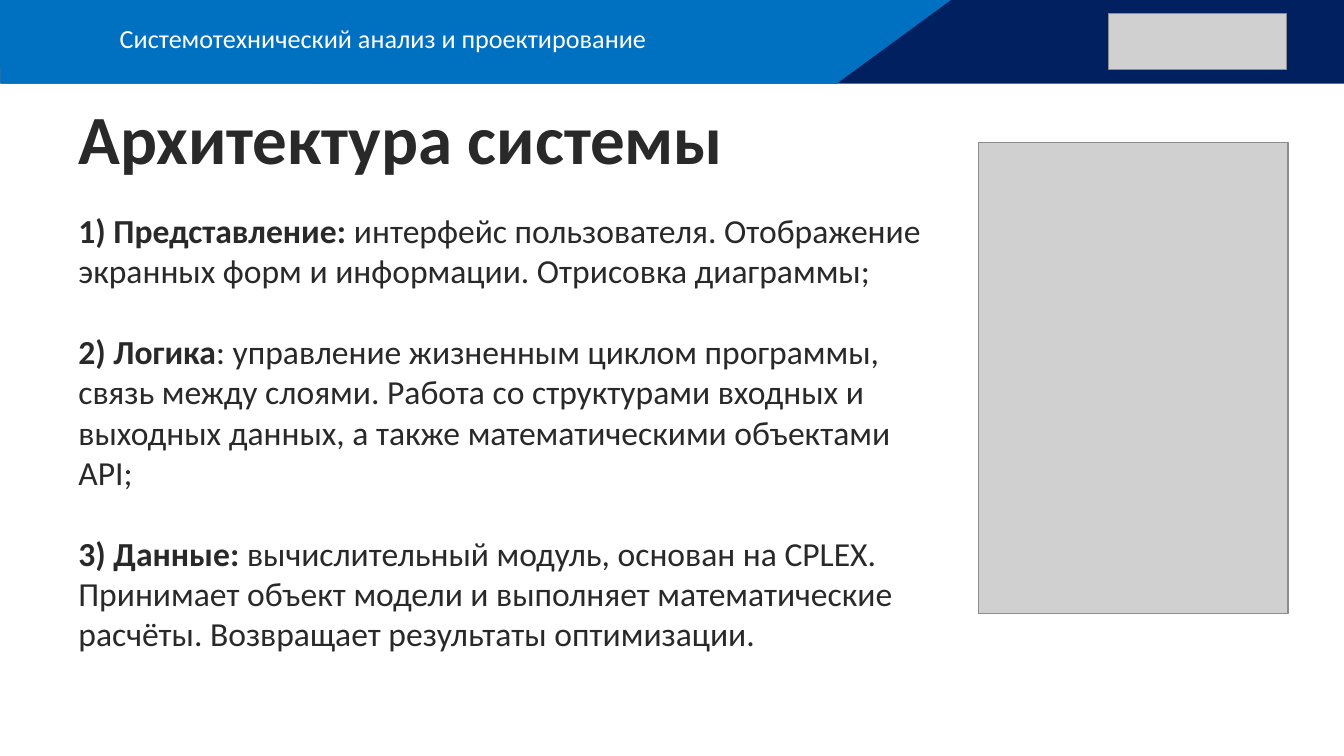
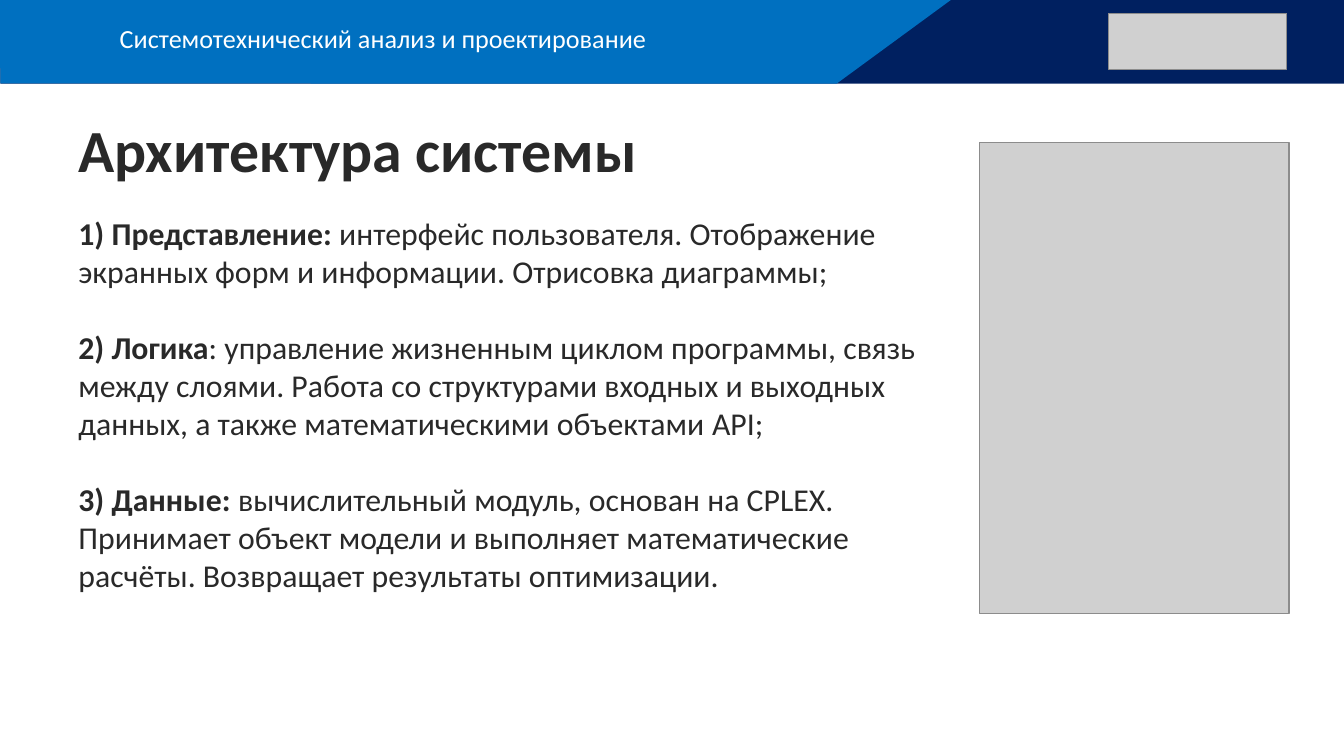
Before and after one commit to kostasmov/SevSU, a slide deck: slide 10 of 8 семестр/ПпЦП/Итоговая презентация.pptx (slide 9 before the commit). Drawn at 1344x756 pixels with LibreOffice and Linux fonts; fonts in the diff are those of the drawing; grey boxes stand for pictures. Boxes give left, top, right and bottom in pixels: in the first picture for what was removed or moved away, otherwise in the second. Text is boxed around its words. In the diff, an @@ line names an element or a change of style, - is before the commit and + after.

Commit message:
CPLEX FLEX

```diff
--- a/8 семестр/ПпЦП/Итоговая презентация.pptx
+++ b/8 семестр/ПпЦП/Итоговая презентация.pptx
@@ title "Архитектура системы": place and size @@
-title "Архитектура системы" at box(78, 119, 723, 175)
+title "Архитектура системы" at box(78, 133, 637, 182)
@@ title "Архитектура системы" at box(78, 133, 637, 182): size 37 to 32 pt @@
@@ text "1) Представление: интерфейс пользователя. Отображение ..." at box(78, 221, 915, 593): size 18 to 17 pt @@
```
Also in this commit, not shown: 2 other slides changed, 5 slides added, 13 other files.
